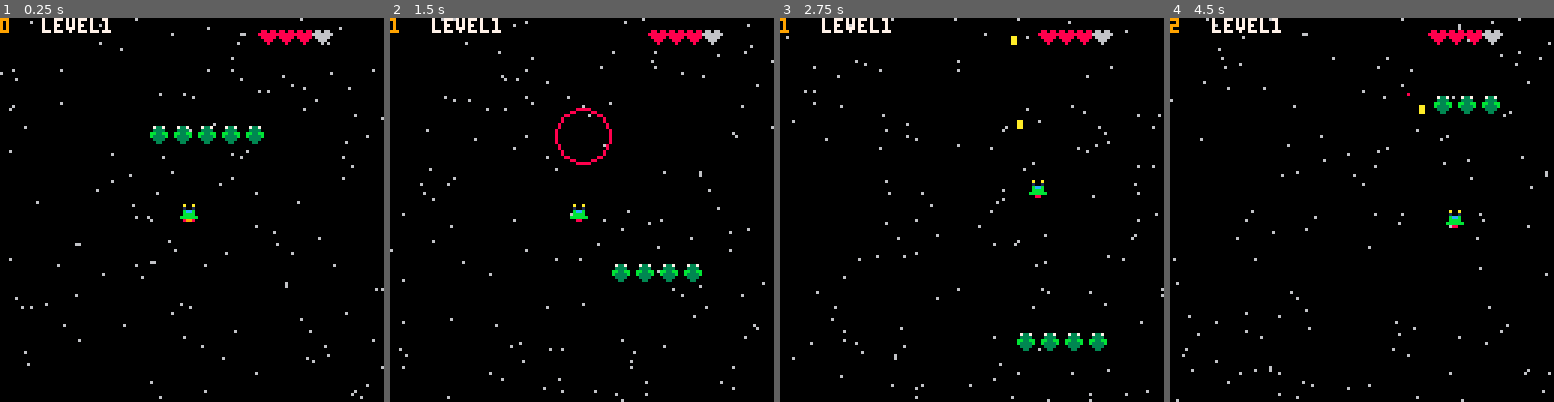
Above: before the commit, frames 1-4 (left to right).
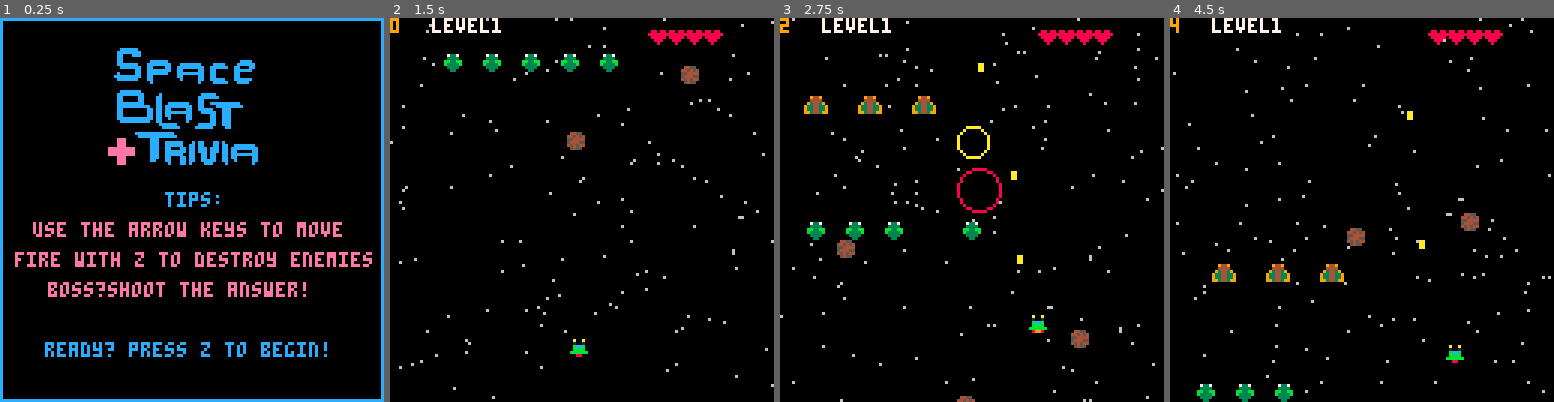
Above: after the commit, the same moments.

Repository: Gward2489/pico8games
Game: PICO-8 cartridge carts/spaceblasterv2.p8
Two runs of this game, one before a commit and one after it. Both use one fixed random seed, a clock stepped at 60 frames per second and the inputs below.
Inputs:
- Up to frame 1 (0.25 s): no input
- Up to frame 2 (1.5 s): tap O (Z key) at 0.7 s
- Up to frame 3 (2.75 s): hold Right 1.6-2.1 s; tap O (Z key) at 1.7, 2.1, 2.5 s; hold Up 2.15-2.42 s; hold Right from 2.47 s (still down)
- Up to frame 4 (4.5 s): tap O (Z key) every 0.4 s from 2.9 to 4.1 s; release Right at 3.03 s; hold Left 3.08-3.58 s; hold Down 3.63-3.97 s; hold Right from 4.02 s (still down)

The runs differ from the first frame. In frame 1, 15% of the frame differs, in the area x 0-100%, y 0-100%; in frame 2, 4.0%; in frame 3, 4.8%; in frame 4, 4.1%.

Commit message:
just need to refine boss and restart

Diff:
--- a/carts/spaceblasterv2.p8
+++ b/carts/spaceblasterv2.p8
@@ -13,14 +13,17 @@
 	ship = {
 	sp=1,
 	x=60,
-	y=60,
-	h=3,
+	y=105,
+	h=4,
 	p=0,
 	t=0,
 	imm=false,
 	box = {x1=0,y1=0,x2=7,y2=7}}
 	bullets = {}
 	enemies = {}
+    enemies2 = {}
+    obstacles = {}
+    perks = {}
 	explosions = {}
 	stars = {}
     firstboss = {
@@ -30,7 +33,7 @@
         sptwo=34,
         spthree=49,
         spfour=50,
-        question_one_part_one="xhat is the italian name",
+        question_one_part_one="what is the italian name",
         question_one_part_two="for squid in a restaurant?",
         q_one_a_one="calamari",
         q_one_a_two="yum",
@@ -97,19 +100,50 @@
         for i=1, enemiescount do
             local d = -1
             if rnd(1)<0.5 then d=1 end
-        add(enemies, {
-            sp=4,
-			m_x=100-i*8,
-			m_y=20,
-			d=d,
-			x=-32,
-			y=-32,
-			r=12,
-			box = {x1=0,y1=0,x2=7,y2=7}
+            add(enemies, {
+                sp=4,
+		    	m_x=85-i*13,
+		    	m_y=-02,
+		    	d=d,
+		    	x=-32,
+		    	y=-32,
+		    	r=12,
+		    	box = {x1=0,y1=0,x2=7,y2=7}
+            })
+            add(enemies2, {
+                sp=11,
+                m_x=96-i*18,
+                m_y=-30,
+                d=d,
+                x=-50,
+                y=-50,
+                r=20,
+                box = {x1=0,y1=0,x2=7,y2=7}
+            })
+        end
+
+        add(obstacles, {
+            sp =15,
+            x=58,
+            y=-18,
+            box = {x1=0,y1=0,x2=7,y2=7}
         })
-        end
-    end
-	start()
+
+        add(obstacles, {
+            sp =15,
+            x=96,
+            y=-40,
+            box = {x1=0,y1=0,x2=7,y2=7}
+        })
+
+        add(obstacles, {
+            sp =15,
+            x=18,
+            y=-70,
+            box = {x1=0,y1=0,x2=7,y2=7}
+        })
+    end
+	start_screen()
 end
 
 function start()
@@ -129,6 +163,11 @@
 function draw_over()
 	cls()
 	print("game over",50,50,4)
+end
+
+function start_screen()
+    _update = _update_start_screen
+    _draw = _draw_start_screen
 end
 
 
@@ -308,14 +348,54 @@
 		end
 	    if e.y > 150 then
 		    e.sp=4
-		    e.m_x=100-count*8
-		    e.m_y=20
+		    e.m_x=85-count*12
+		    e.m_y=-02
 		    e.x=-32
 		    e.y=-32
 		    e.r=12
 		    e.box = {x1=0,y1=0,x2=7,y2=7}
 		end
 	end
+
+    local secondcount = 0
+    for etwo in all(enemies2) do
+        secondcount += 1
+        etwo.m_y += 1.15
+        etwo.x = etwo.r*sin(t/44) + etwo.m_x
+		etwo.y = etwo.r*cos(t/44) + etwo.m_y
+        if coll(ship,etwo) and not ship.imm then
+			ship.imm = true
+			ship.h -= 1
+			if ship.h <= 0 then
+				game_over()
+			end
+		end
+        if etwo.y > 150 then
+		    etwo.sp=11
+		    etwo.m_x=96-secondcount*18
+		    etwo.m_y=-30
+		    etwo.x=-80
+		    etwo.y=-28
+		    etwo.r=15
+		end
+    end
+
+    local thirdcount = 0
+    for ob in all(obstacles) do
+        thirdcount += 1
+        ob.y += 2.4
+        if coll(ship,ob) and not ship.imm then
+          	ship.imm = true
+			ship.h -= 1
+			if ship.h <= 0 then
+				game_over()
+			end
+        end
+
+        if ob.y > 150 then
+            ob.y = -13 * thirdcount * rnd(3)
+        end
+    end
 
 	for b in all(bullets) do
 		b.x+=b.dx
@@ -332,30 +412,42 @@
 				explode(e.x,e.y)
 			end
 		end
-        for ab in all(answerboxes) do
-            if coll(b,ab) and ab.correct == 1 then
-                del(bullets, b)
-                explode(50,10)
-                sfx(3,2,0)
-                questionround += 1
-                firstboss.hits += 1
+        for etwo in all(enemies2) do
+            if coll(b, etwo) then
+                del(enemies2, etwo)
+                sfx(2,2,0)
                 ship.p += 1
-                if questionround == 4 then
-                    level += 1
-                    local newenemycount = level + 6
-                    nextlevel(newenemycount)
-                    questionround = 0
+                explode(etwo.x,etwo.y)
+            end
+        end
+
+        if questionround > 0 then
+            for ab in all(answerboxes) do
+                if coll(b,ab) and ab.correct == 1 then
+                    del(bullets, b)
+                    explode(50,10)
+                    sfx(3,2,0)
+                    questionround += 1
+                    firstboss.hits += 1
+                    ship.p += 1
+                    if questionround == 4 then
+                        level += 1
+                        local newenemycount = level + 5
+                        nextlevel(newenemycount)
+                        questionround = 0
+                    end
                 end
-            end
-            if coll(b, ab) and ab.correct == 0 and questionround > 0 then
-                ship.imm = true
-			    ship.h -= 1
-			    if ship.h <= 0 then
-			    	game_over()
-			    end
-                del(bullets, b)
-            end
-        end
+                if coll(b, ab) and ab.correct == 0 and questionround > 0 then
+                    ship.imm = true
+		    	    ship.h -= 1
+		    	    if ship.h <= 0 then
+		    	    	game_over()
+		    	    end
+                    del(bullets, b)
+                end
+            end
+        end
+
 	end
 
 	if(t%6<3) then
@@ -378,7 +470,7 @@
 	 pset(st.x,st.y,6)
 	end
 
-    if #enemies <=0 then
+    if  ship.p >= 10 and ship.p <= 12 then
         drawboss(firstboss)
         if questionround == 0 then
             questionround +=1
@@ -405,6 +497,14 @@
 	for e in all(enemies) do
 		spr(e.sp,e.x,e.y)
 	end
+
+    for etwo in all(enemies2) do
+        spr(etwo.sp,etwo.x,etwo.y)
+    end
+
+    for ob in all (obstacles) do
+        spr(ob.sp,ob.x,ob.y)
+    end
 
 	for i=1, 4 do
 		if i<=ship.h then
@@ -415,42 +515,90 @@
 	end
 end
 
-…(39 lines of a section not shown)…
+function _update_start_screen()
+
+    if btnp(4) then start() end
+
+end
+
+function _draw_start_screen()
+        cls()
+
+	    rect(0,0,127,127,12)
+        spr(37,30,3, 10, 10)
+        print("tips:", 55, 58, 12)
+        print("use the arrow keys to move", 11, 68, 14)
+        print("fire with z to destroy enemies", 5, 78, 14)
+        print("boss?shoot the answer!", 16, 88, 14)
+        print("ready? press z to begin!", 15, 108, 12)
+end
+…(70 lines of a section not shown)…
Not shown, changed: 51 lines of the sprite sheet (__gfx__) section of carts/spaceblasterv2.p8
Not shown, changed: config.txt
Not shown, changed: log.txt
